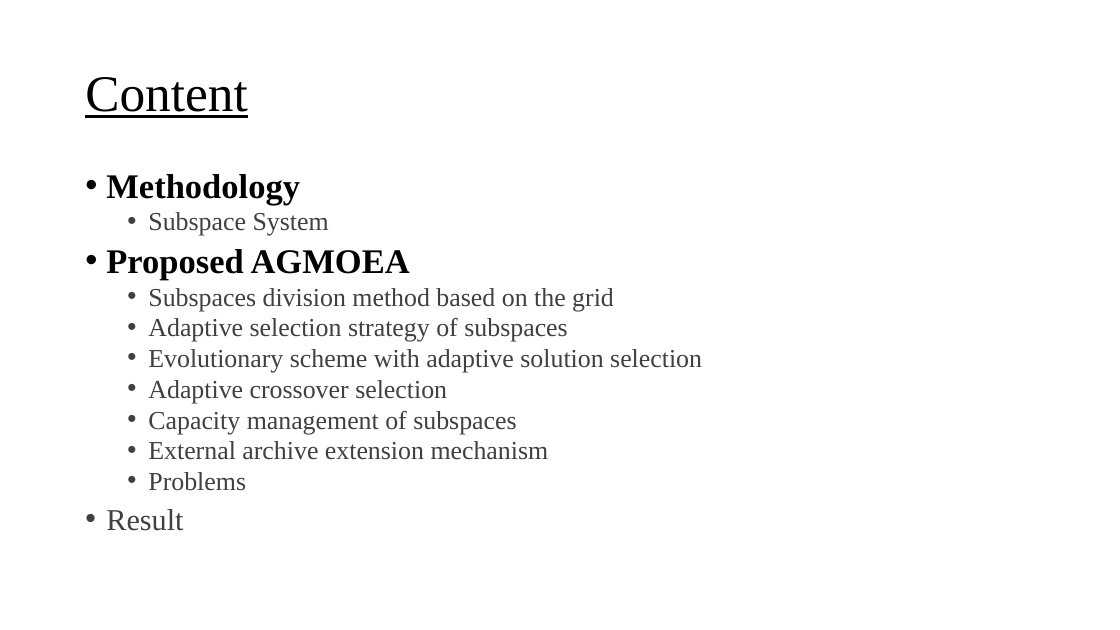
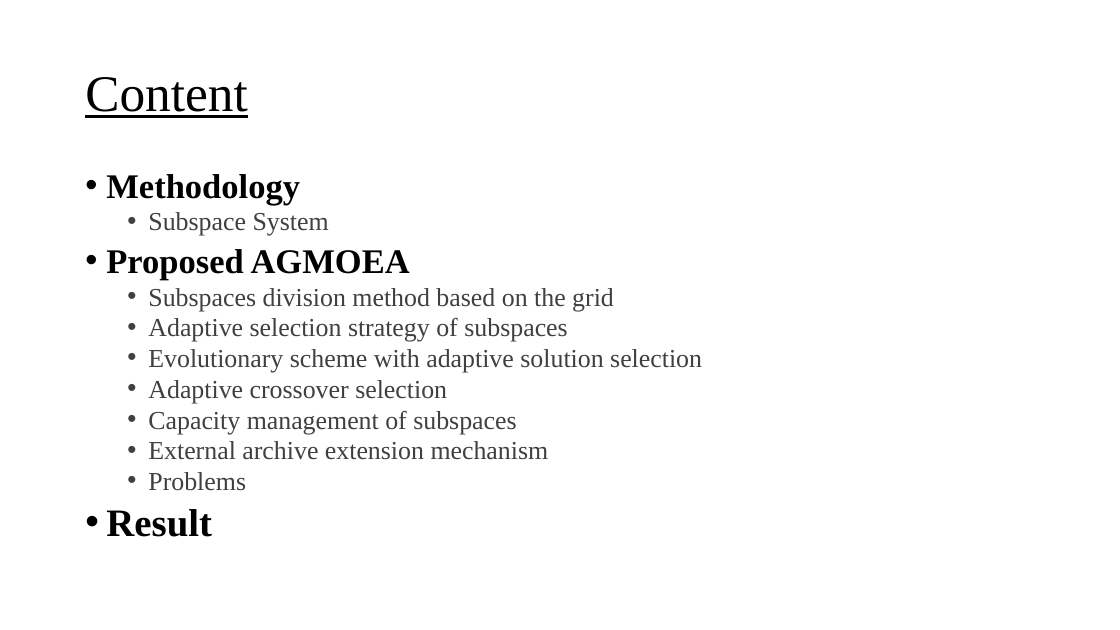
Before and after one commit to itsatefe/Evolutionary-Computing, a slide deck: slide 2 of Final Project/Document/Presentation.pptx. Drawn at 1120x630 pixels with LibreOffice and Linux fonts; fonts in the diff are those of the drawing. Boxes give left, top, right and bottom in pixels: in the first picture for what was removed or moved away, otherwise in the second. Text is boxed around its words. In the diff, an @@ line names an element or a change of style, - is before the commit and + after.

```diff
--- a/Final Project/Document/Presentation.pptx
+++ b/Final Project/Document/Presentation.pptx
@@ text at (106, 509, 212, 537): size 25.9 to 33.3 pt, text colour #404040 to #000000, bold on in "Result" @@
```
Also in this commit, not shown: 6 other slides changed, 7 other files.
